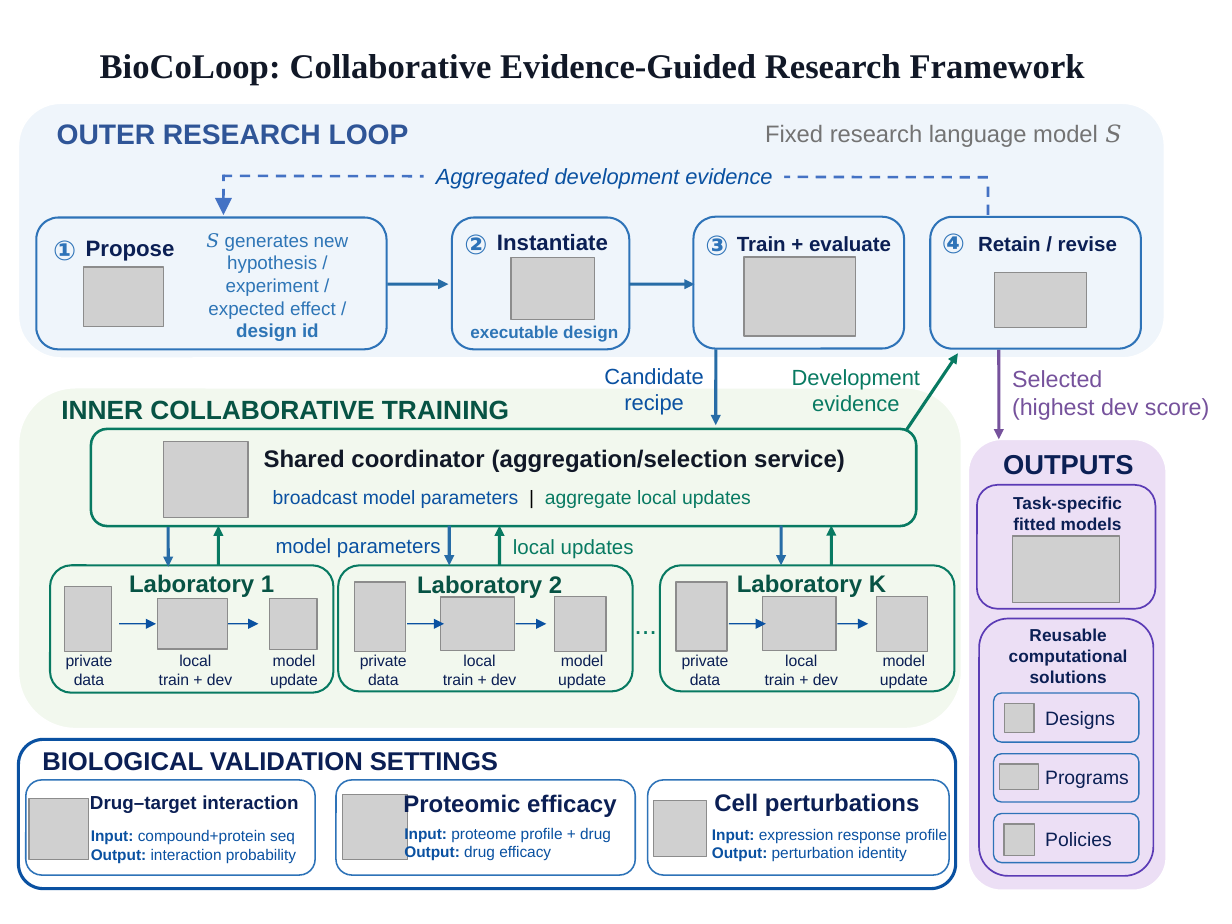
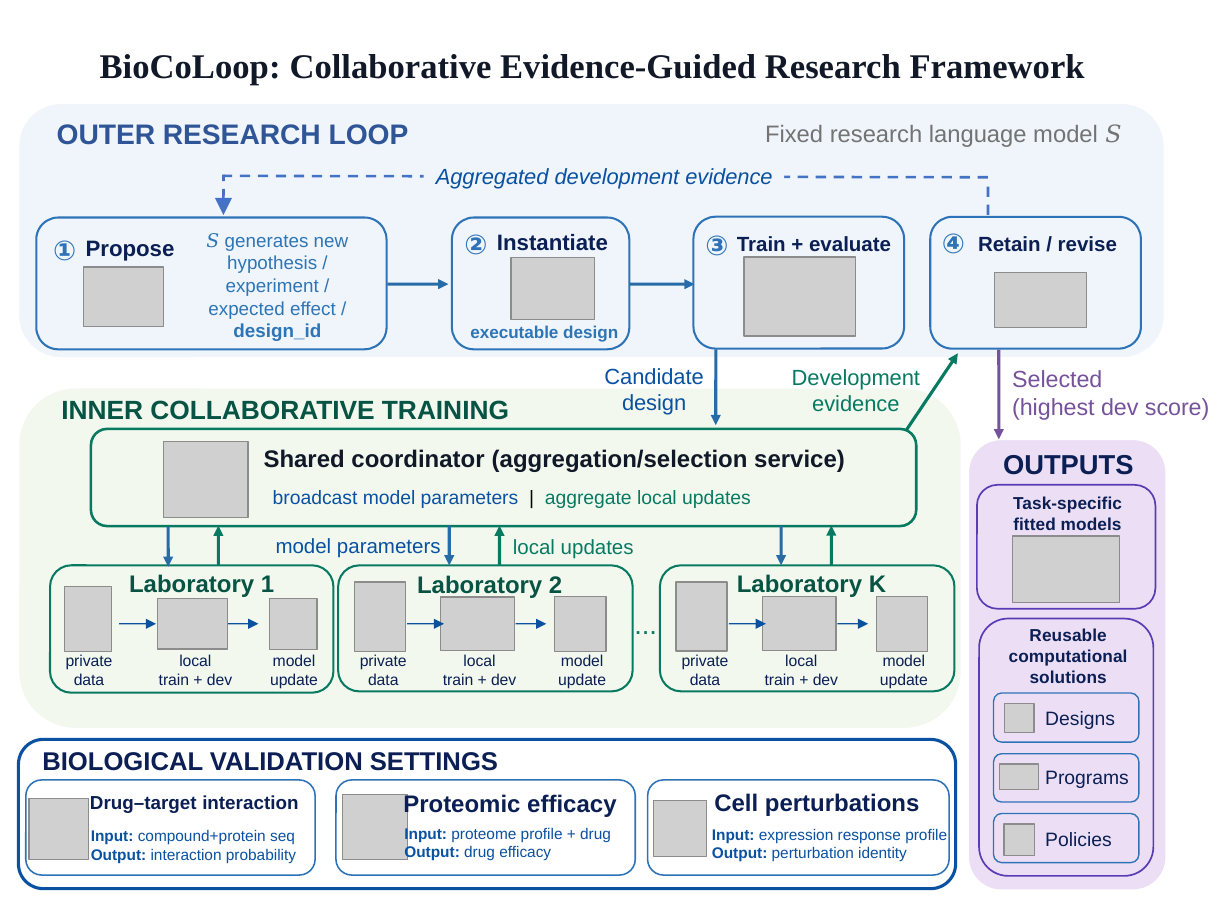
Before and after one commit to yukai2007/AI4AI4Cell, a slide deck: slide 1 of figures/biocoloop_framework_v3.pptx. Drawn at 1232x924 pixels with LibreOffice and Linux fonts; fonts in the diff are those of the drawing; grey boxes stand for pictures. Boxes give left, top, right and bottom in pixels: in the first picture for what was removed or moved away, otherwise in the second. Text is boxed around its words. In the diff, an @@ line names an element or a change of style, - is before the commit and + after.

```diff
--- a/figures/biocoloop_framework_v3.pptx
+++ b/figures/biocoloop_framework_v3.pptx
@@ text at <box>206,233,349,341</box>: text changed @@
-𝑆 generates new hypothesis / experiment / expected effect / design id
+𝑆 generates new hypothesis / experiment / expected effect / design_id
@@ text at <box>622,394,686,415</box>: text changed @@
-recipe
+design
```
Also in this commit, not shown: 48 other files.
